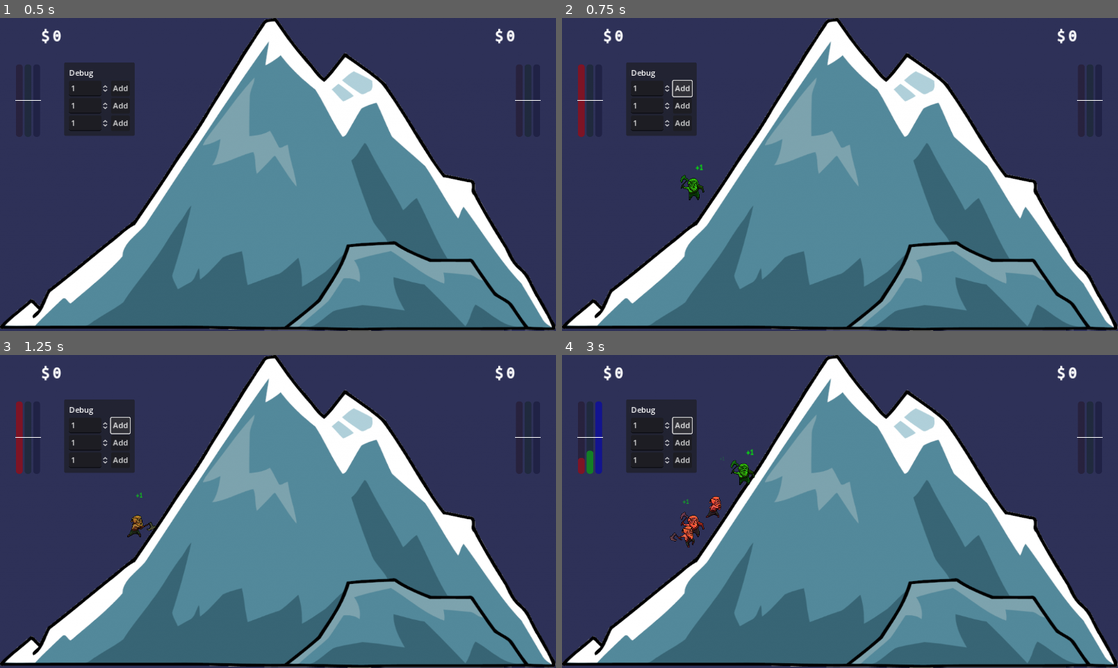
Above: before the commit, frames 1-4 (two rows, left to right).
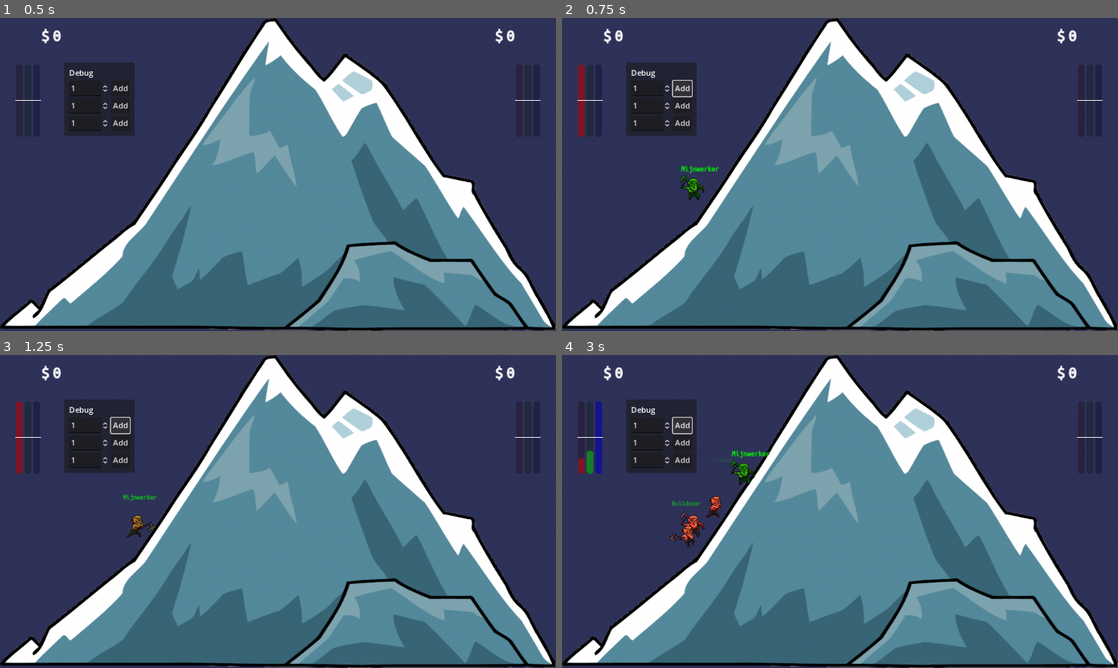
Above: after the commit, the same moments.

Repository: kwint/nfc-card-game
Game: Godot game, scene res://Scenes/Dashboard.tscn
Same seed, same stepped clock (60 frames per second), same inputs: the game is played once before the commit and once after it.
Inputs:
- Up to frame 1 (0.5 s): no input
- Up to frame 2 (0.75 s): click "Add" at 0.5 s
- Up to frame 3 (1.25 s): no input
- Up to frame 4 (3 s): click "Add" at 1.25 s; click "Add" at 2 s; click "Add" at 2.75 s

Frame 1 is identical in both runs. In frame 2, 0.1% of the frame differs, in the area x 21-29%, y 46-50%; in frame 3, less than 0.1%; in frame 4, 0.2%, in the area x 19-38%, y 30-49%.
Error in both runs: Invalid type in function 'process_stats' in base 'Node (GameController.gd)'. Cannot convert argument 1 from Nil to Dictionary. (res://Scripts/GameController.gd…

Commit message:
Name debug menu miner types

Diff:
--- a/dashboard/Scripts/Debug/AddMiners.gd
+++ b/dashboard/Scripts/Debug/AddMiners.gd
@@ -11,14 +11,14 @@
 
 func add1():
 	var amount = $SpinBox1.value;
-	game_controller.add_miners(Global.TeamId.TEAM1, Global.MinerType.MINER1, amount, amount, "+1");
+	game_controller.add_miners(Global.TeamId.TEAM1, Global.MinerType.MINER1, amount, amount, "Mijnwerker");
 
 
 func add2():
 	var amount = $SpinBox1.value;
-	game_controller.add_miners(Global.TeamId.TEAM1, Global.MinerType.MINER2, amount, 3 * amount, "+1");
+	game_controller.add_miners(Global.TeamId.TEAM1, Global.MinerType.MINER2, amount, 3 * amount, "Drilboor");
 
 
 func add3():
 	var amount = $SpinBox1.value;
-	game_controller.add_miners(Global.TeamId.TEAM1, Global.MinerType.MINER3, amount, 10 * amount, "+1");
+	game_controller.add_miners(Global.TeamId.TEAM1, Global.MinerType.MINER3, amount, 10 * amount, "Bulldozer");
